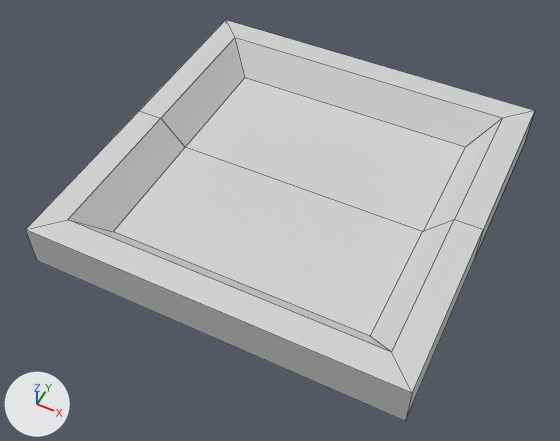
One commit to the Blender file assets/enemy_despawner.blend: the scene before it, then after it.
The view is the same before and after, from a camera (50 mm lens) standing at (0.453, -0.986, 1.142) and looking at (-0.007, -0.067, -0.006). The axes (+X, +Y, +Z) are drawn at lower left. The lights are the same throughout. Mesh edges are drawn as thin lines.
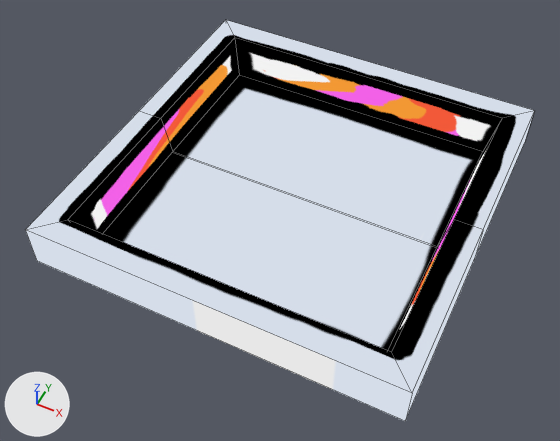
Edits to the bpy script that builds the scene:
```text
Add img_enemy_spawner_tga:
    img_enemy_spawner_tga = load_image('enemy_spawner.tga', 'enemy_spawner.tga', 512, 512, 'sRGB')
Change mat_cube:
    remove n0 = _N.new('ShaderNodeBsdfPrincipled'); n0.name = 'Principled BSDF.001'
    remove n1 = _N.new('ShaderNodeOutputMaterial'); n1.name = 'Material Output.001'
    remove n2 = _N.new('ShaderNodeGroup'); n2.name = 'Group'
    remove n2.node_tree = ng_ucupaint_cube
    remove n2.inputs[0].default_value = (0.8, 0.8, 0.8, 1.0)  # 'Color', white #e7e7e7
    remove _L.new(n0.outputs[0], n1.inputs[0])  # 'BSDF' to 'Surface'
    remove _L.new(n2.outputs[0], n0.inputs[0])  # 'Color' to 'Base Color'
    add n3 = _N.new('ShaderNodeOutputMaterial'); n3.name = 'Material Output'
    add n4 = _N.new('ShaderNodeTexImage'); n4.name = 'Image Texture'
    add n4.image = img_enemy_spawner_tga
    add _L.new(n4.outputs[0], n3.inputs[0])  # 'Color' to 'Surface'
Change me_cube_001:
    used by ob_cube; location = (0.0, 0.0, 0.0); rotation_euler = (0.0, 0.0, 6.283), in degrees (0, 0, 360); scale = (0.866, 0.866, 0.866)
    verts and faces of me_cube_001; kept vertices keep their numbers, new ones are numbered from 16
    before: 4 (-0.425, 0.0, 0.0), 5 (0.425, 0.0, 0.104) at pixel (483, 229), 6 (-0.425, 0.0, 0.104) at pixel (139, 110), 7 (0.425, 0.0, 0.0) at pixel (473, 260), 10 (0.363, 0.0, 0.104) at pixel (454, 219)
    before: 11 (-0.363, 0.0, 0.104) at pixel (160, 118), 12 (0.303, -0.303, 0.035) at pixel (370, 336), 13 (-0.303, -0.303, 0.035) at pixel (113, 231), 14 (0.303, 0.0, 0.035) at pixel (422, 231), 15 (-0.303, 0.0, 0.035) at pixel (185, 147)
    remove me_cube_001.from_pydata(...)  # 16 vertices, 11 faces; spans x -0.425..0.425, y -0.425..0.0, z 0.0..0.104
    add me_cube_001.from_pydata(...)  # 24 vertices, 22 faces; spans x -0.425..0.425, y -0.425..0.425, z 0.0..0.104
    me_cube_001 part 1
    add verts[12] = (0.341, -0.341, 0.003)  # moved
    add verts[13] = (-0.341, -0.341, 0.003)  # moved
    add verts[14] = (0.341, 0.0, 0.003)  # moved, pixel (437, 246)
    add verts[15] = (-0.341, 0.0, 0.003)  # moved, pixel (172, 151)
    add for new, old in zip([*range(16, 20)], [*range(4, 8)]): verts[new] = verts[old] + (0.0, 0.425, 0.0)
    add verts[20] = (0.363, 0.363, 0.104)  # pixel (502, 118)
    add verts[21] = (-0.363, 0.363, 0.104)  # pixel (234, 37)
    add verts[22] = (0.341, 0.341, 0.003)  # pixel (482, 151)
    add verts[23] = (-0.341, 0.341, 0.003)  # pixel (239, 75)
    add faces += [(6, 11, 21, 18), (16, 18, 17, 19), (4, 16, 19, 7), (4, 6, 18, 16), (5, 17, 20, 10), (17, 18, 21, 20)]
    add faces += [(14, 22, 23, 15), (10, 20, 22, 14), (11, 15, 23, 21), (20, 21, 23, 22), (5, 7, 19, 17)]
    me_cube_001 part 2: 11 kept faces spanning x -0.425..0.425, y -0.425..0.0, z 0.0..0.104 get new texture (UV) coordinates
Change ob_cube:
    remove _m = ob_cube.modifiers.new('Mirror', 'MIRROR')
    remove _m.use_axis = (False, True, False)
```

Changed parts and their boxes (x1, y1, x2, y2) in the pictures (560 x 441 px):
'Cube', surface changed, reshaped, modifiers changed
    both: (25, 20, 535, 421)
part 1 of me_cube_001, built on
    before: (68, 38, 502, 352)
    after: (68, 20, 535, 352)
part 2 of me_cube_001, surface changed
    both: (25, 111, 483, 421)
